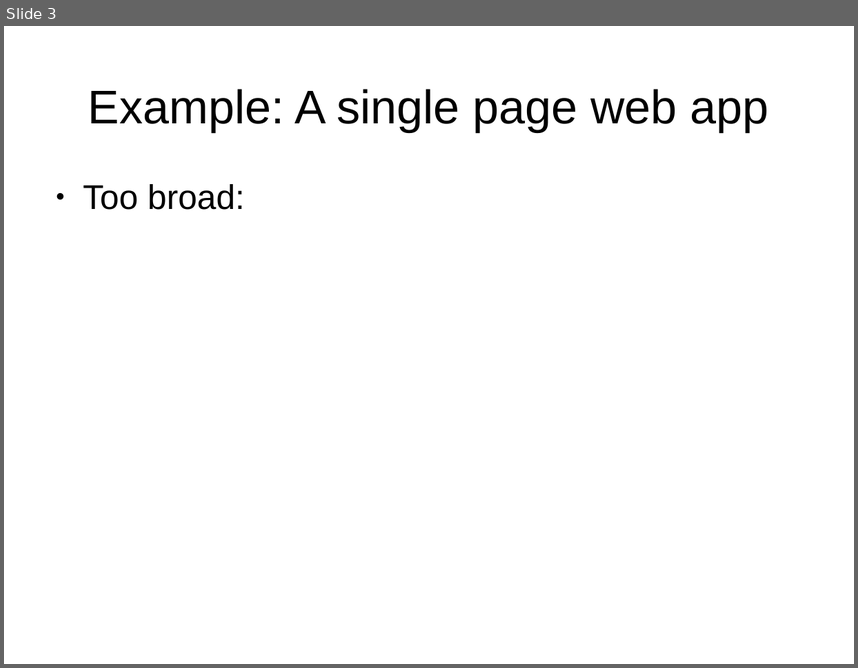
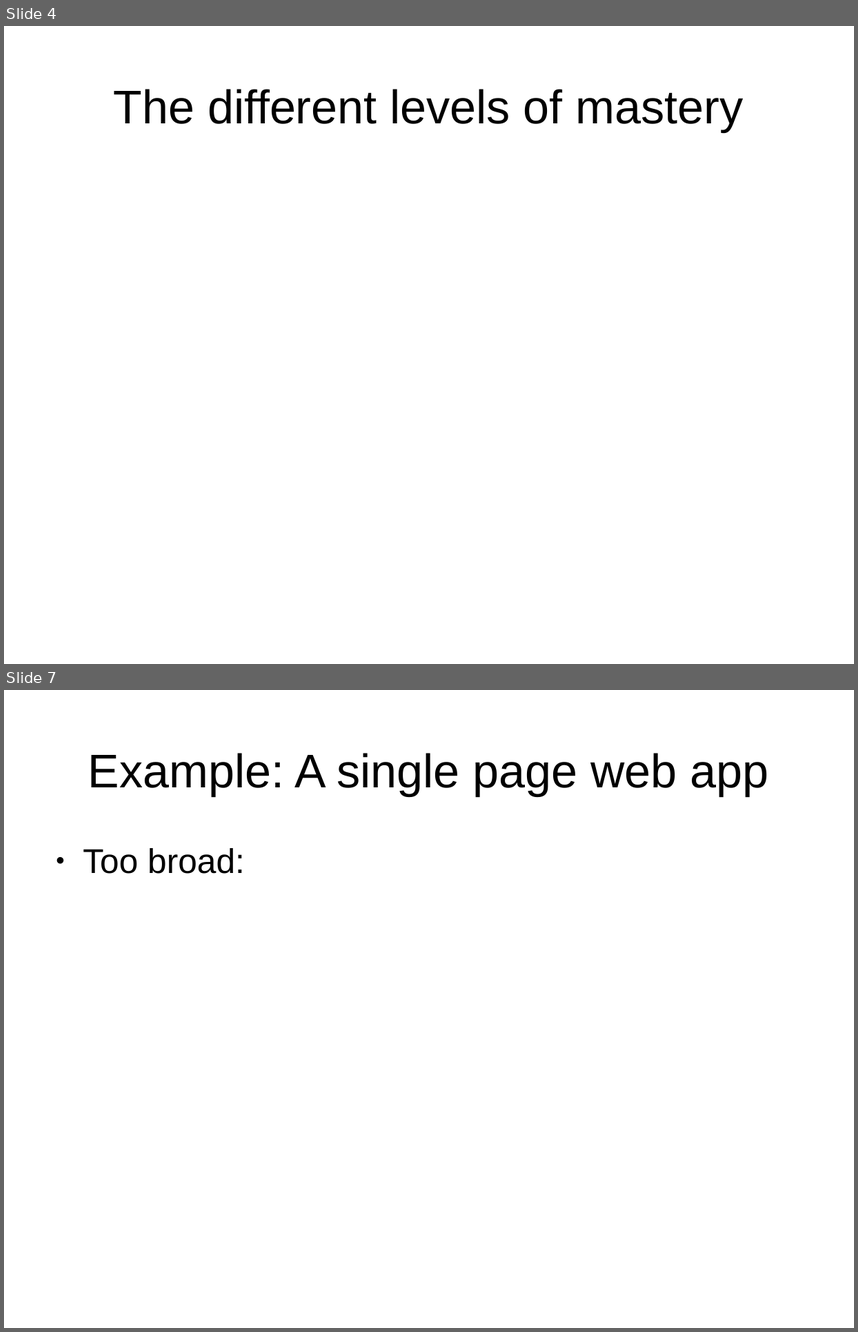
Before and after one commit to shuttle1987/CompCon2016, a slide deck: Slides.odp. Shown one above the other, each under a label of ours: slide 3 before the commit, slides 4 and 7 after it; the slides between them are not shown. The pictures are 858x668 and 858x1332 pixels, drawn with LibreOffice and Linux fonts; fonts in the diff are those of the drawing. Boxes give left, top, right and bottom in pixels: in the first picture for what was removed or moved away, otherwise in the second. Text is boxed around its words. In the diff, an @@ line names an element or a change of style, - is before the commit and + after.

```diff
--- a/Slides.odp
+++ b/Slides.odp
@@ slide 4 added at (4, 26, 854, 664), background #FFFFFF @@
@@ title added at (114, 89, 744, 132), 44 pt, text #000000 @@
+The different levels of mastery
@@ what was slide 3 is now slide 7 @@
```
Also in this commit, not shown: 3 slides changed, 7 other slides added.
